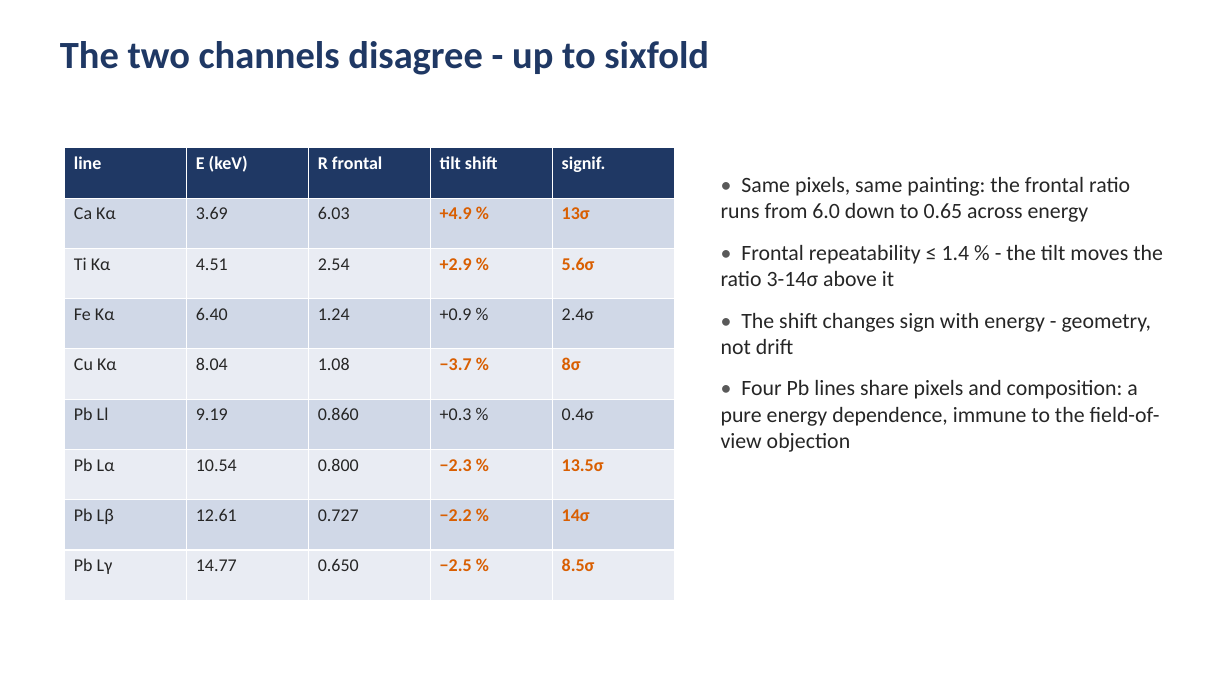
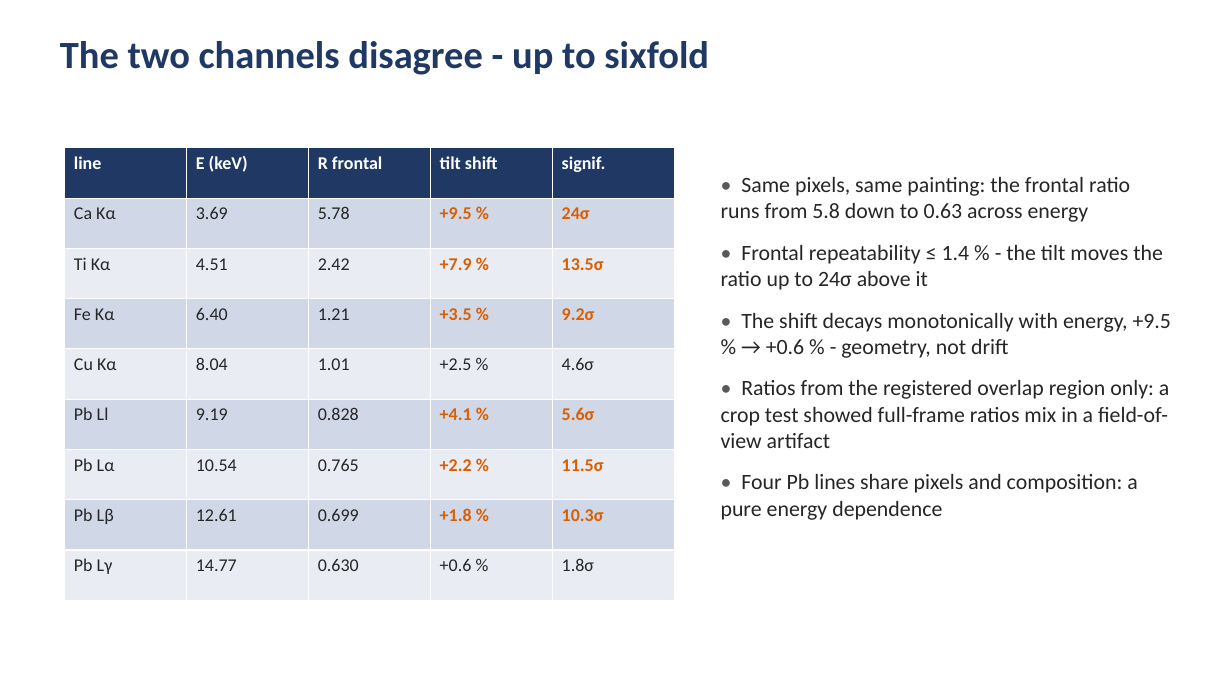
Before and after one commit to JankoVukobratovic/VincaInternship, a slide deck: slide 5 of presentation/dual_detector_talk.pptx. Drawn at 1232x693 pixels with LibreOffice and Linux fonts; fonts in the diff are those of the drawing. Boxes give left, top, right and bottom in pixels: in the first picture for what was removed or moved away, otherwise in the second. Text is boxed around its words. In the diff, an @@ line names an element or a change of style, - is before the commit and + after.

Commit message:
Geometry fit on registered-overlap ratios: monotonic tilt shift, offset sign corrected; tilt angle quoted as upper bound; talk and Results draft updated

```diff
--- a/presentation/dual_detector_talk.pptx
+++ b/presentation/dual_detector_talk.pptx
@@ table at [65,148,675,601] @@
-row 2: Ca Kα | 3.69 | 6.03 | +4.9 % | 13σ
+row 2: Ca Kα | 3.69 | 5.78 | +9.5 % | 24σ
-row 3: Ti Kα | 4.51 | 2.54 | +2.9 % | 5.6σ
+row 3: Ti Kα | 4.51 | 2.42 | +7.9 % | 13.5σ
-row 4: Fe Kα | 6.40 | 1.24 | +0.9 % | 2.4σ
+row 4: Fe Kα | 6.40 | 1.21 | +3.5 % | 9.2σ
-row 5: Cu Kα | 8.04 | 1.08 | −3.7 % | 8σ
+row 5: Cu Kα | 8.04 | 1.01 | +2.5 % | 4.6σ
-row 6: Pb Ll | 9.19 | 0.860 | +0.3 % | 0.4σ
+row 6: Pb Ll | 9.19 | 0.828 | +4.1 % | 5.6σ
-row 7: Pb Lα | 10.54 | 0.800 | −2.3 % | 13.5σ
+row 7: Pb Lα | 10.54 | 0.765 | +2.2 % | 11.5σ
-row 8: Pb Lβ | 12.61 | 0.727 | −2.2 % | 14σ
+row 8: Pb Lβ | 12.61 | 0.699 | +1.8 % | 10.3σ
-row 9: Pb Lγ | 14.77 | 0.650 | −2.5 % | 8.5σ
+row 9: Pb Lγ | 14.77 | 0.630 | +0.6 % | 1.8σ
@@ text at [721,177,1171,520]: text changed @@
-• Same pixels, same painting: the frontal ratio runs from 6.0 down to 0.65 across energy
-• Frontal repeatability ≤ 1.4 % - the tilt moves the ratio 3-14σ above it
-• The shift changes sign with energy - geometry, not drift
-• Four Pb lines share pixels and composition: a pure energy dependence, immune to the field-of-view objection
+• Same pixels, same painting: the frontal ratio runs from 5.8 down to 0.63 across energy
+• Frontal repeatability ≤ 1.4 % - the tilt moves the ratio up to 24σ above it
+• The shift decays monotonically with energy, +9.5 % → +0.6 % - geometry, not drift
+• Ratios from the registered overlap region only: a crop test showed full-frame ratios mix in a field-of-view artifact
+• Four Pb lines share pixels and composition: a pure energy dependence
```
Also in this commit, not shown: 3 other slides changed, 6 other files.
